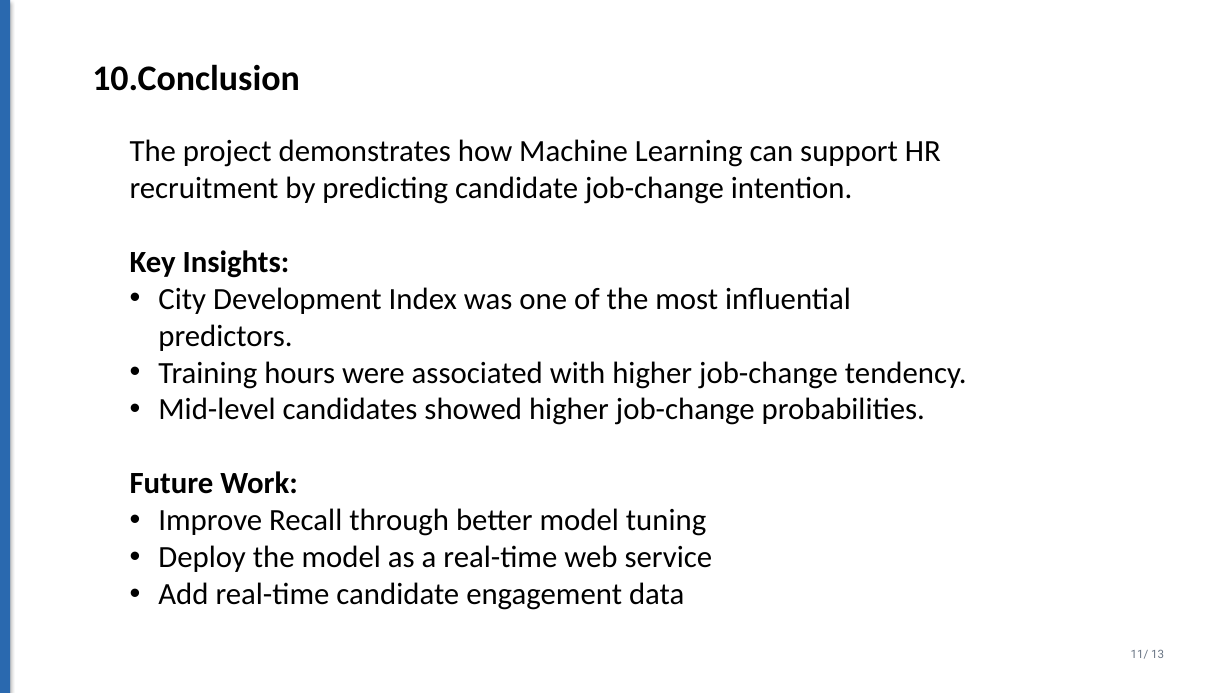
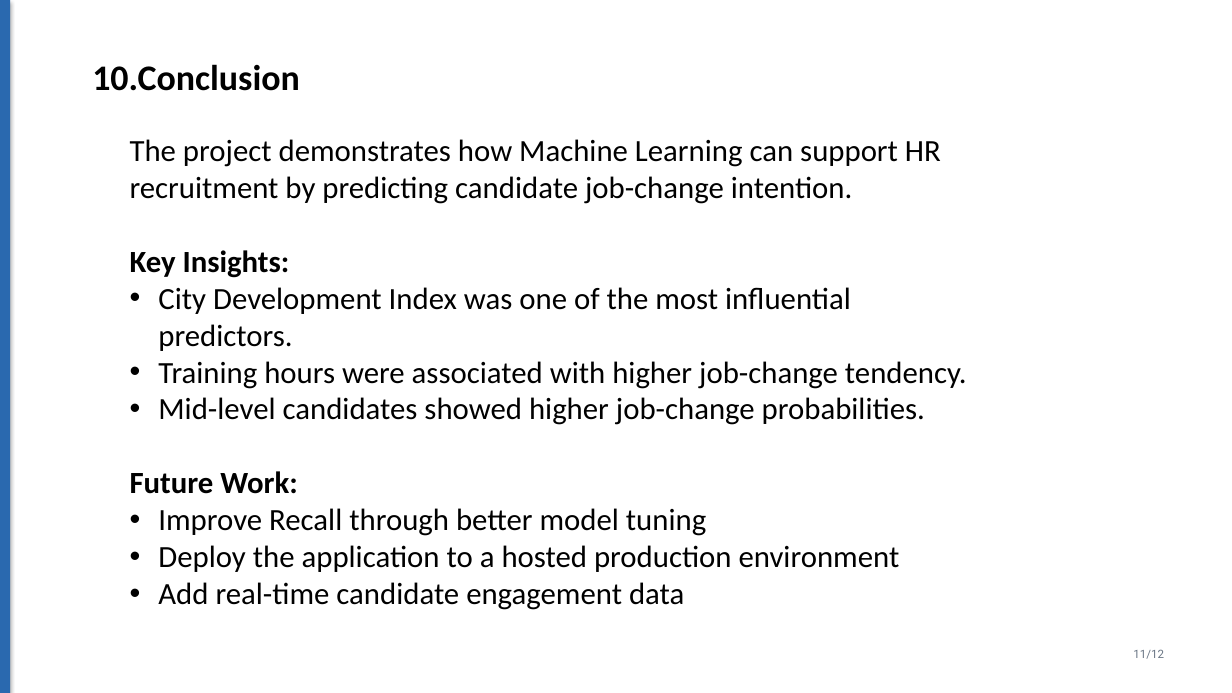
Before and after one commit to kero2173/Smart-Recruitment-Assistant, a slide deck: slide 11 of presentation/Smart_Recruitment_Assistant_Professional_Updated (1).pptx. Drawn at 1232x693 pixels with LibreOffice and Linux fonts; fonts in the diff are those of the drawing. Boxes give left, top, right and bottom in pixels: in the first picture for what was removed or moved away, otherwise in the second. Text is boxed around its words. In the diff, an @@ line names an element or a change of style, - is before the commit and + after.

```diff
--- a/presentation/Smart_Recruitment_Assistant_Professional_Updated (1).pptx
+++ b/presentation/Smart_Recruitment_Assistant_Professional_Updated (1).pptx
@@ text at box(158, 545, 900, 572): text changed @@
-• Deploy the model as a real-time web service
+• Deploy the application to a hosted production environment
@@ text at box(1133, 649, 1164, 659): text changed @@
-11/ 13
+11/12
```
Also in this commit, not shown: 11 other slides changed, 1 slide removed.
